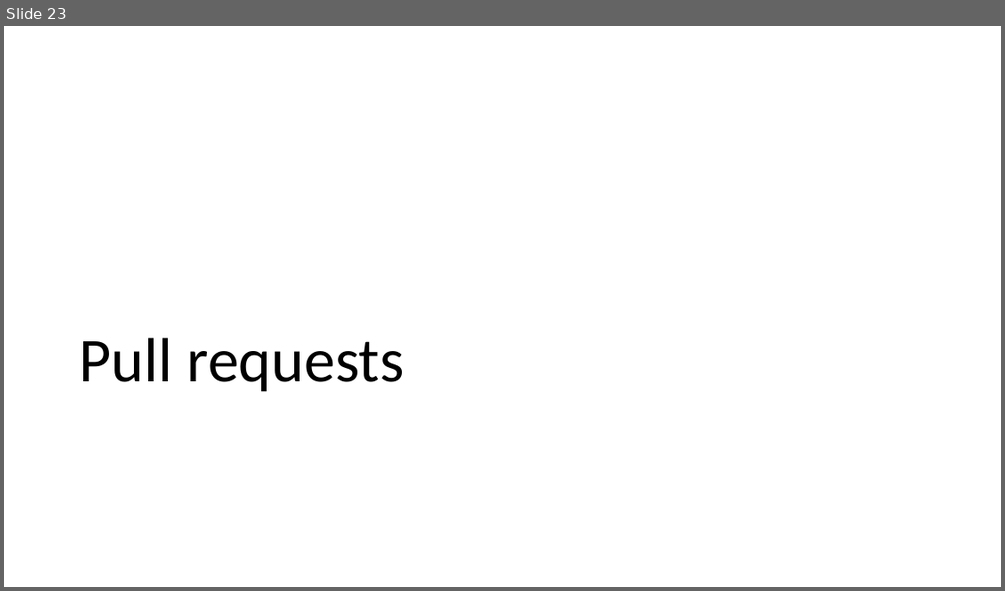
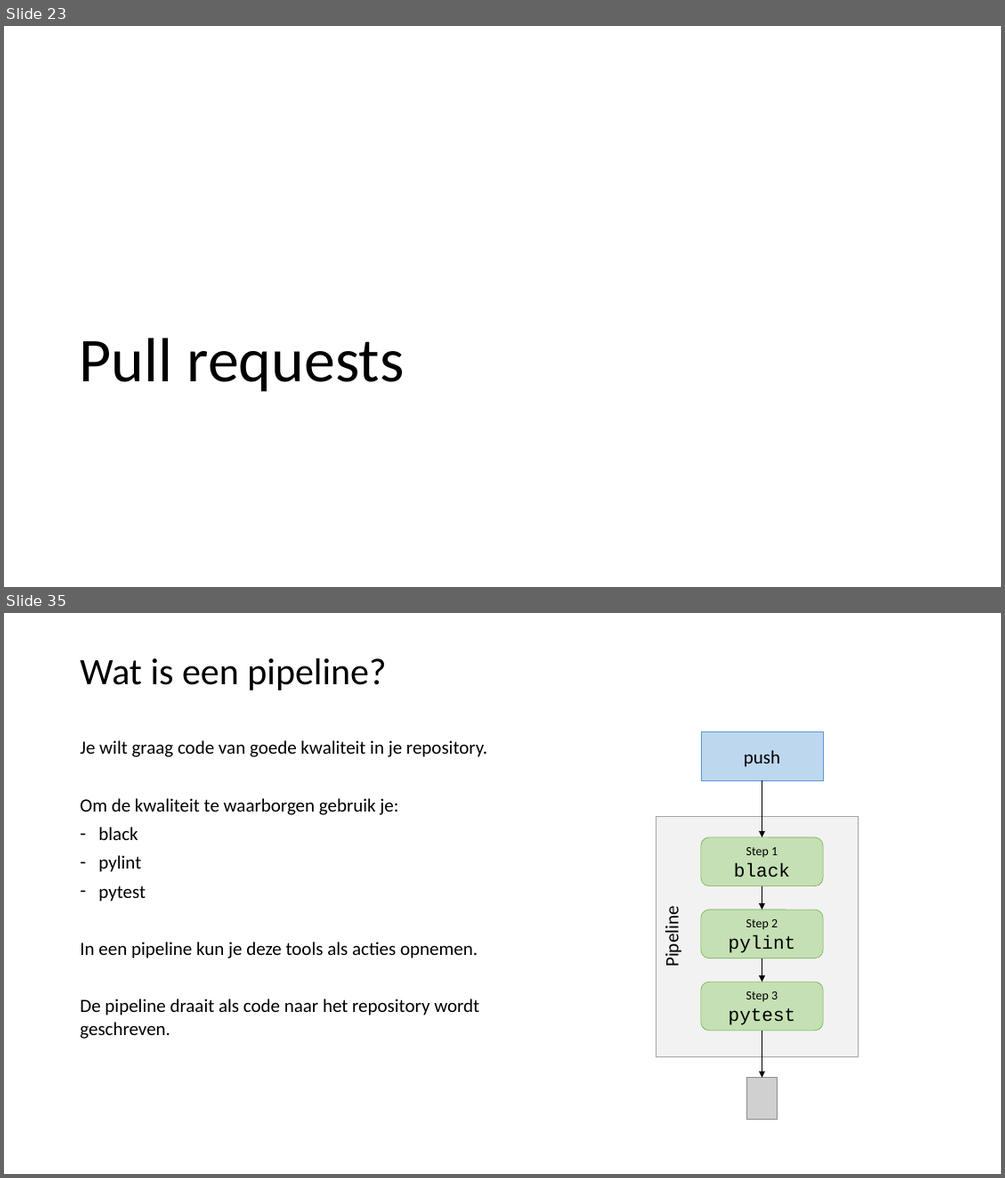
Before and after one commit to LFKoning/knowledge-sharing, a slide deck: git_course/2_collaboration/git_collaboration.pptx. Shown one above the other, each under a label of ours: slide 23 before the commit, slides 23 and 35 after it; the slides between them are not shown. The pictures are 1005x591 and 1005x1178 pixels, drawn with LibreOffice and Linux fonts; fonts in the diff are those of the drawing; grey boxes stand for pictures. Boxes give left, top, right and bottom in pixels: in the first picture for what was removed or moved away, otherwise in the second. Text is boxed around its words. In the diff, an @@ line names an element or a change of style, - is before the commit and + after.

Commit message:
Update git part 2 slides and pipelines

```diff
--- a/git_course/2_collaboration/git_collaboration.pptx
+++ b/git_course/2_collaboration/git_collaboration.pptx
@@ slide 35 added at [4,613,1001,1174], background #FFFFFF @@
@@ title added at [80,658,386,690], 36 pt, text #000000 @@
+Wat is een pipeline?
@@ text added at [80,740,487,1038], 18 pt, text #000000 @@
+Je wilt graag code van goede kwaliteit in je repository.
+Om de kwaliteit te waarborgen gebruik je:
+– black
+– pylint
+– pytest
+In een pipeline kun je deze tools als acties opnemen.
+De pipeline draait als code naar het repository wordt geschreven.
@@ group added at [656,732,858,1119]: 4 arrows, 3 rounded rectangles, 2 rectangles, 1 picture @@
+push
+Pipeline
+Step 1
+black
+Step 2
+pylint
+Step 3
+pytest
```
Also in this commit, not shown: 2 slides changed, 24 other slides added, 2 other files.
